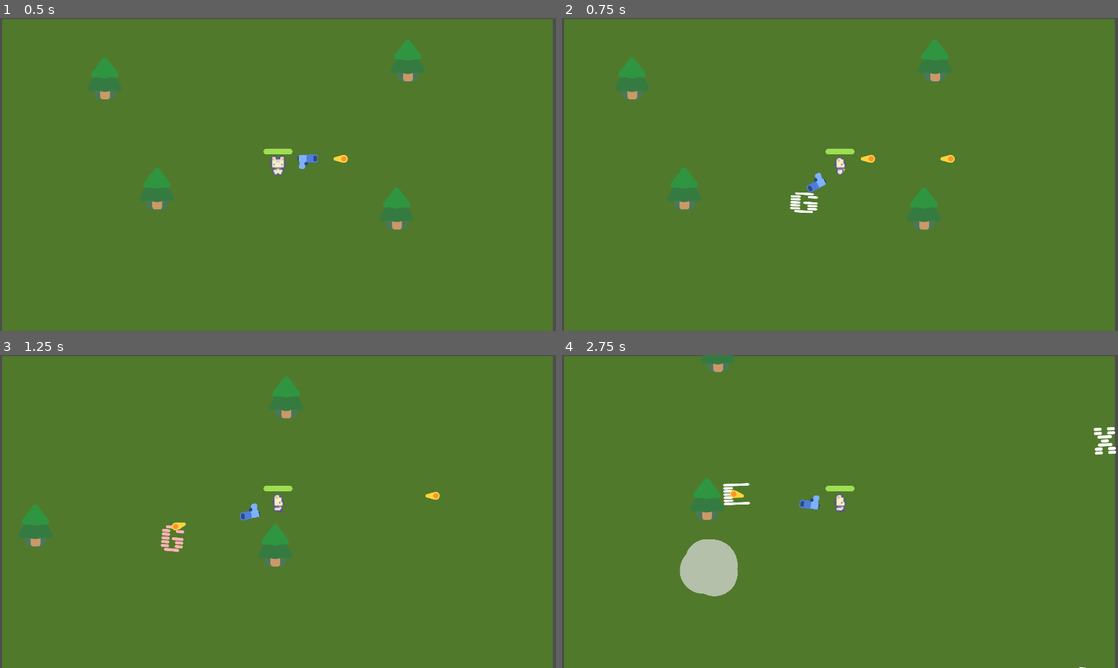
Above: before the commit, frames 1-4 (two rows, left to right).
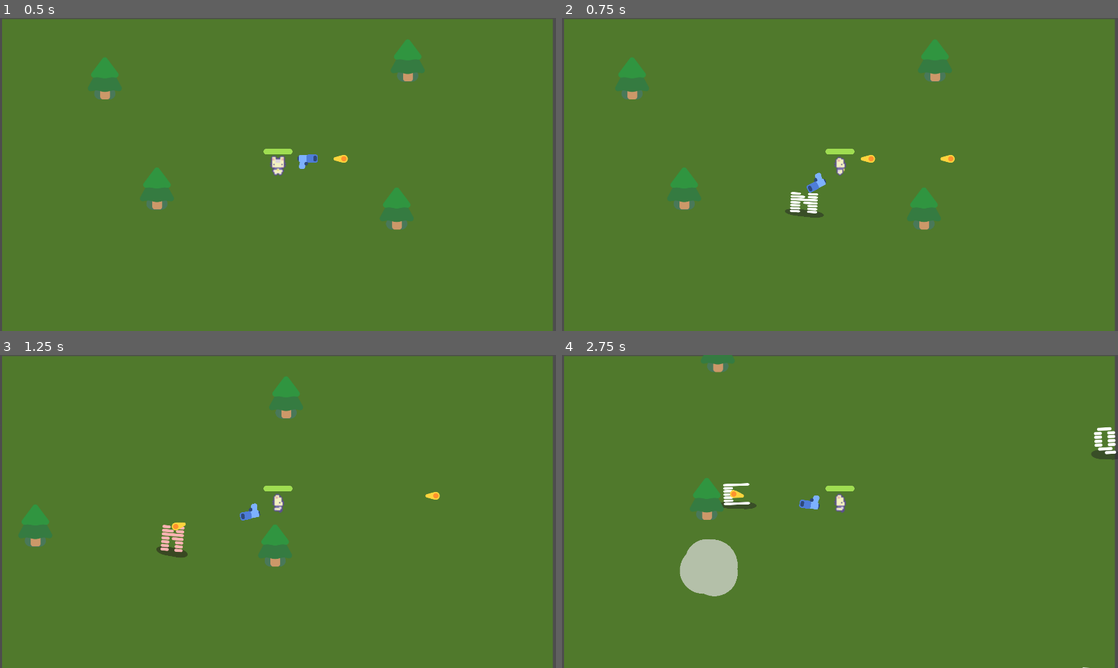
Above: after the commit, the same moments.

Repository: cu-jonas/cozy_cook
Game: Godot game, scene res://main.tscn
The game is run twice, just before and just after one commit, with the same random seed, the same clock (stepped at 60 frames per second) and the same inputs.
Inputs:
- Up to frame 1 (0.5 s): no input
- Up to frame 2 (0.75 s): tap Enter at 0.5 s; hold D (move_right) from 0.53 s (still down)
- Up to frame 3 (1.25 s): keep holding D (move_right)
- Up to frame 4 (2.75 s): release D (move_right) at 1.28 s; hold S (move_down) 1.28-2.03 s; hold D (move_right) from 2.03 s (still down)

Frame 1 is identical in both runs. In frame 2, 0.2% of the frame differs, in the area x 40-48%, y 55-64%; in frame 3, 0.2%; in frame 4, 0.4%, in the area x 28-100%, y 22-100%.

Commit message:
added shadows to glyphy

Diff:
--- a/characters/glyphy/glyphy.gd
+++ b/characters/glyphy/glyphy.gd
@@ -1,7 +1,7 @@
 extends Node2D
 
 func _ready() -> void:
-	%Label.text = char(randi_range(65, 91))  # ASCII codes 65-90 inclusive
+	%Label.text = char(randi_range(65, 90))  # ASCII codes 65-90 inclusive
 
 func play_walk():
 	%AnimationPlayer.play("wobble_walk")
--- a/characters/glyphy/glyphy.tscn
+++ b/characters/glyphy/glyphy.tscn
@@ -1,7 +1,8 @@
-[gd_scene load_steps=9 format=3 uid="uid://bfgmchppptbbp"]
+[gd_scene load_steps=10 format=3 uid="uid://bfgmchppptbbp"]
 
 [ext_resource type="Script" uid="uid://bgt1m3nbvryay" path="res://characters/glyphy/glyphy.gd" id="1_l8hny"]
 [ext_resource type="FontFile" uid="uid://bmfccjxytgkd6" path="res://characters/glyphy/sixtyfour.ttf" id="1_tm2w0"]
+[ext_resource type="Texture2D" uid="uid://b7rhtttevhxtj" path="res://characters/ground_shadow.png" id="2_rl4ef"]
 
 [sub_resource type="Animation" id="Animation_l8hny"]
 length = 0.001
@@ -127,7 +128,7 @@
 tracks/1/loop_wrap = true
 tracks/1/keys = {
 "times": PackedFloat32Array(0, 0.1, 0.5),
-"transitions": PackedFloat32Array(1, 1, 1),
+"transitions": PackedFloat32Array(1, 1, -0.5),
 "update": 0,
 "values": [Color(1, 1, 1, 1), Color(1, 0, 0, 1), Color(1, 1, 1, 1)]
 }
@@ -155,6 +156,14 @@
 horizontal_alignment = 1
 vertical_alignment = 1
 
+[node name="Sprite2D" type="Sprite2D" parent="Label"]
+modulate = Color(0.135012, 0.135012, 0.135012, 0.501961)
+show_behind_parent = true
+position = Vector2(52.4506, 88.9097)
+rotation = 0.0872665
+scale = Vector2(1.36, 0.56)
+texture = ExtResource("2_rl4ef")
+
 [node name="AnimationPlayer" type="AnimationPlayer" parent="Label"]
 unique_name_in_owner = true
 libraries = {
